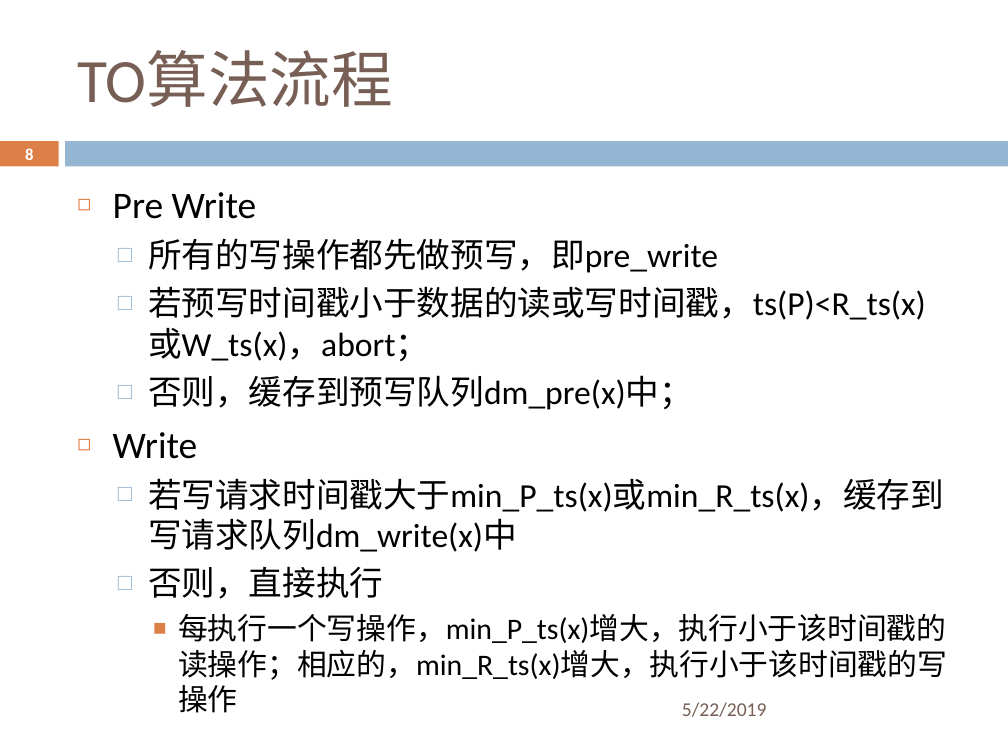
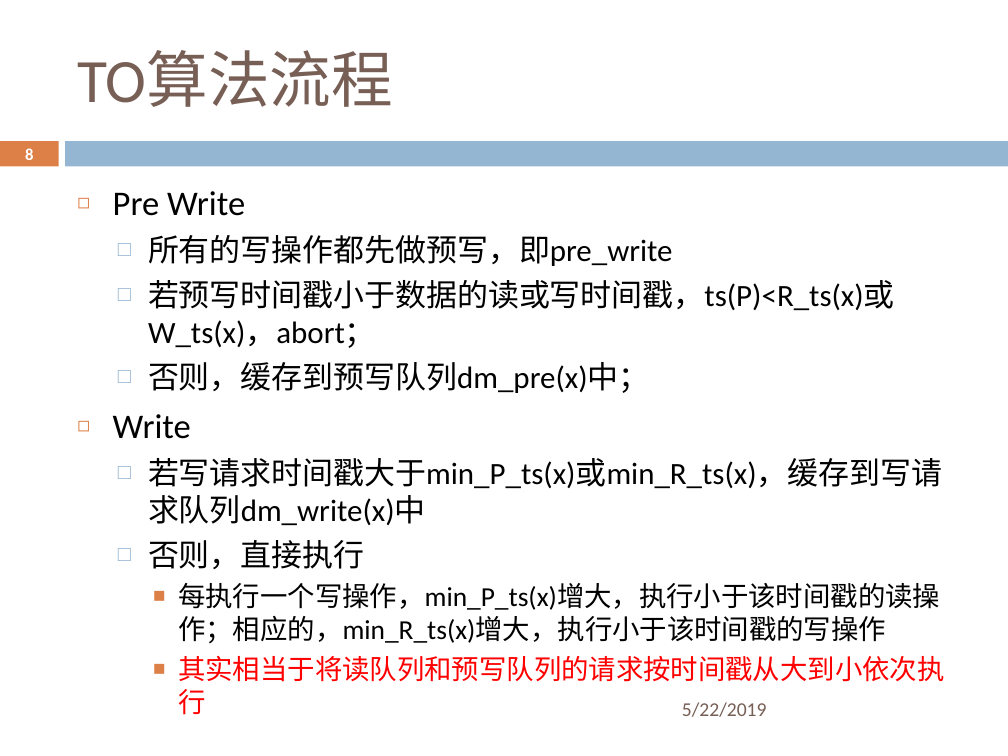
Before and after one commit to ZhangZihao270/DaSE_DBMS_Implemention, a slide deck: slide 8 of 并发控制/cc_to/slides/cc_to.pptx. Drawn at 1008x756 pixels with LibreOffice and Linux fonts; fonts in the diff are those of the drawing; background and template pictures are left out. Boxes give left, top, right and bottom in pixels: in the first picture for what was removed or moved away, otherwise in the second. Text is boxed around its words. In the diff, an @@ line names an element or a change of style, - is before the commit and + after.

```diff
--- a/并发控制/cc_to/slides/cc_to.pptx
+++ b/并发控制/cc_to/slides/cc_to.pptx
@@ text at bbox=[113, 191, 942, 643]: size 26.8 to 24.6 pt in "Pre Write", "Write"; size 24.1 to 22.1 pt in "所有的写操作都先做预写，即pre_write", "若预写时间戳小于数据的读或写时间戳，ts(P)<R_ts(x)或W_ts(x)，abort；", "否则，缓存到预写队列dm_pre(x)中；", "若写请求时间戳大于min_P_ts(x)或min_R_ts(x)，缓存到写请求队列dm_write(x)中" and 1 more places; size 21.3 to 19.6 pt in "每执行一个写操作，min_P_ts(x)增大，执行小于该时间戳的读操作；相应的，min_R_ts(x)增大，执行小于该时 ..." @@
@@ text at bbox=[178, 656, 944, 682]: paragraph added @@
+    ■ 其实相当于将读队列和预写队列的请求按时间戳从大到小依次执行
```
Also in this commit, not shown: 6 other slides changed, 1 slide added.
